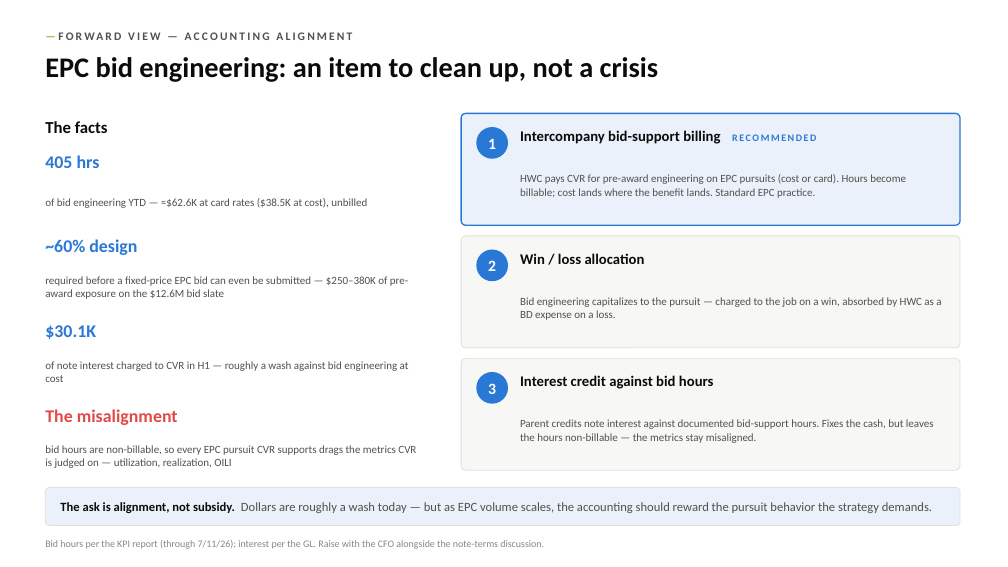
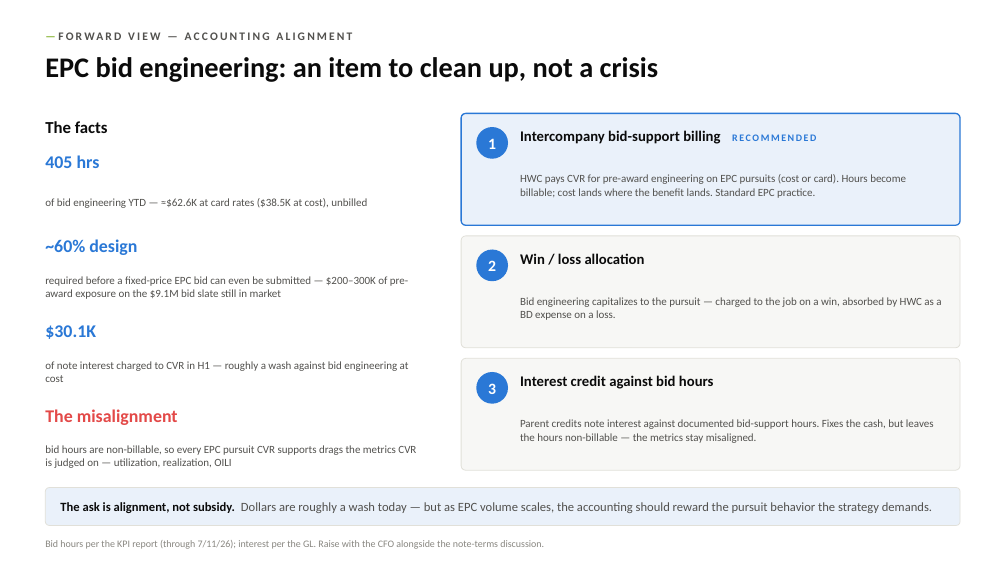
Before and after one commit to codlingjim-debug/CVR---Financial, a slide deck: slide 20 of reports/CVR_Deck_Jun2026.pptx. Drawn at 1008x567 pixels with LibreOffice and Linux fonts; fonts in the diff are those of the drawing. Boxes give left, top, right and bottom in pixels: in the first picture for what was removed or moved away, otherwise in the second. Text is boxed around its words. In the diff, an @@ line names an element or a change of style, - is before the commit and + after.

```diff
--- a/reports/CVR_Deck_Jun2026.pptx
+++ b/reports/CVR_Deck_Jun2026.pptx
@@ text at [45, 276, 408, 299]: text changed @@
-required before a fixed-price EPC bid can even be submitted — $250–380K of pre-award exposure on the $12.6M bid slate
+required before a fixed-price EPC bid can even be submitted — $200–300K of pre-award exposure on the $9.1M bid slate still in market
```
Also in this commit, not shown: 5 other slides changed, 5 other files.
